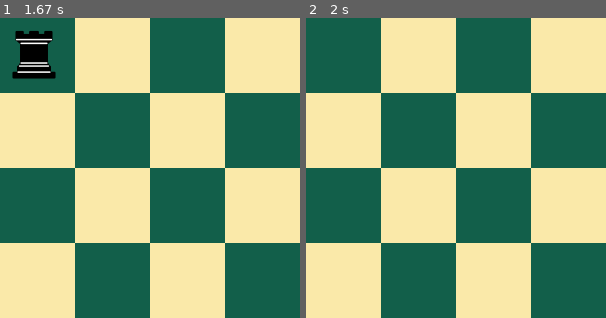
Above: before the commit, frames 1-2 (left to right).
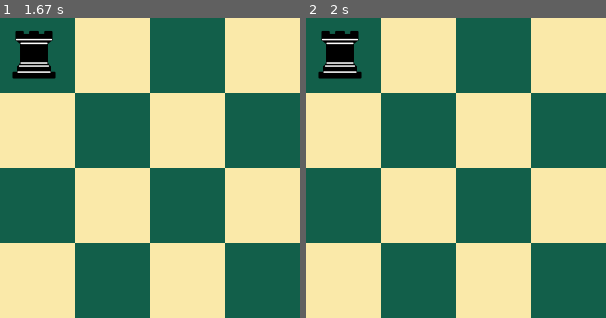
Above: after the commit, the same moments.

Repository: Kronekuto507/chess_pygame
Game: pygame game, started from game.py
Same seed, same stepped clock (60 frames per second), same inputs: the game is played once before the commit and once after it.
Inputs (mouse positions are % of the whole screen's width and height, from its top left):
- Up to frame 1 (1.67 s): click (6, 6) at 0.38 s
- Up to frame 2 (2 s): right-click (26, 30) at 1.72 s
The pictures show only the part of the screen within x 0-50%, y 0-50%; the shares and areas given below are measured in that part.

Frame 1 is identical in both runs. In frame 2, 1.8% of the frame differs, in the area x 4-19%, y 4-21%.

Commit message:
testing the movement of pieces: first the rook

Diff:
--- a/board/board_template.py
+++ b/board/board_template.py
@@ -50,15 +50,17 @@
 
         for row in range(ROWS):
             self.virtual_board.append([])
-            '''for col in range(COLS):
+            for col in range(COLS):
                     if row == 6:
-                        w_pawn = Pawn('white',self.screen,row,col)
+                        '''w_pawn = Pawn('white',self.screen,row,col)
                         self.virtual_board[row].append(w_pawn)
-                        self.virtual_board[row][col].create_image()
+                        self.virtual_board[row][col].create_image()'''
+                        self.virtual_board[row].append(0)
                     elif row == 1:
-                        b_pawn = Pawn('black', self.screen,row,col)
+                        '''b_pawn = Pawn('black', self.screen,row,col)
                         self.virtual_board[row].append(b_pawn)
                         self.virtual_board[row][col].create_image()'''
+                        self.virtual_board[row].append(0)
 
         for col in range (COLS):
             self.virtual_board[0].append(self.b_array[col])
@@ -73,12 +75,6 @@
                 if self.virtual_board[row] is not Piece and (row != 0 and row != 7 and row != 1 and row != 6): #Para dejar el polimorfismo alli
                     self.virtual_board[row].append(0)
 
-        for row in self.virtual_board:
-            for element in row:
-                if element is (Rook,Knight,Bishop,Queen,King,Pawn) and hasattr(element,"generate_moves"):
-                    moves = element.generate_moves(self.virtual_board)
-                    element.assign_moves(moves)
-
     def is_in_check(self):
         pass
 
@@ -90,9 +86,9 @@
         if piece_arg is (Rook,Knight,Bishop,Queen,King,Pawn) and hasattr(piece_arg,"generate_moves"):
             return piece_arg.generate_moves(self.virtual_board)
 
+    def is_ally_piece(self,other_piece):
+        return True if self.color == other_piece.color else False
 
-    def is_ally_piece(self,main_piece,other_piece):
-        return True if main_piece.color == other_piece.color else False
 
     def select_piece_on_board(self,x,y):
         for row in self.virtual_board:
@@ -117,9 +113,24 @@
                         piece.move_piece(x,y)
                         self.previous_selected = piece
                         piece.deselect()
-                        self.virtual_board[old_row][old_column] = 0
+                        '''self.virtual_board[old_row][old_column] = 0
                         new_column = piece.get_column()
                         new_row = piece.get_row()
                         if not isinstance(self.virtual_board[new_row][new_column], int):
                             piece_capture_sound.play()
-                            self.virtual_board[new_row][new_column] = piece
+                            self.virtual_board[new_row][new_column] = piece'''
+        for row in self.virtual_board:
+            print(row)
+    def generate_moves(self):
+        for row in self.virtual_board:
+            for element in row:
+                valid_types = (Rook,Knight,Bishop,Queen,King,Pawn)
+                if isinstance(element,valid_types)  and hasattr(element,"generate_moves"):
+                    moves = element.generate_moves(self.virtual_board)
+                    element.assign_moves(moves)
+                    print(element.moves)
+
+        for row in self.virtual_board:
+            for element in row:
+                if isinstance(element,Piece):
+                    print(element.moves)
